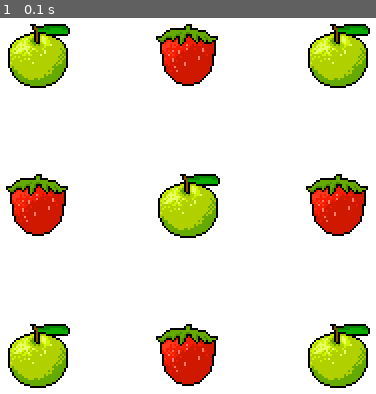
Above: before the commit, frame 1.
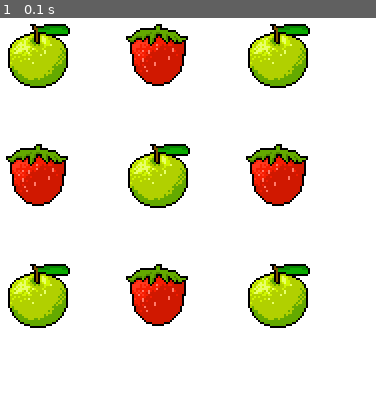
Above: after the commit, the same moment.

Repository: Joshkaki00/pygame-tutorial
Game: pygame game, started from game.py
The game is run twice, just before and just after one commit, with the same random seed, the same clock (stepped at 60 frames per second) and the same inputs.
Inputs:
- Up to frame 1 (0.1 s): no input

The runs differ from the first frame. In frame 1, 31% of the frame differs, in the area x 1-99%, y 1-99%.

Commit message:
updated pygame

Diff:
--- a/game.py
+++ b/game.py
@@ -24,7 +24,7 @@
 
 # Grid setup
 start_x, start_y = 80, 80
-spacing = 150
+spacing = 120
 
 # List to hold all GameObjects on grid
 objects = []
